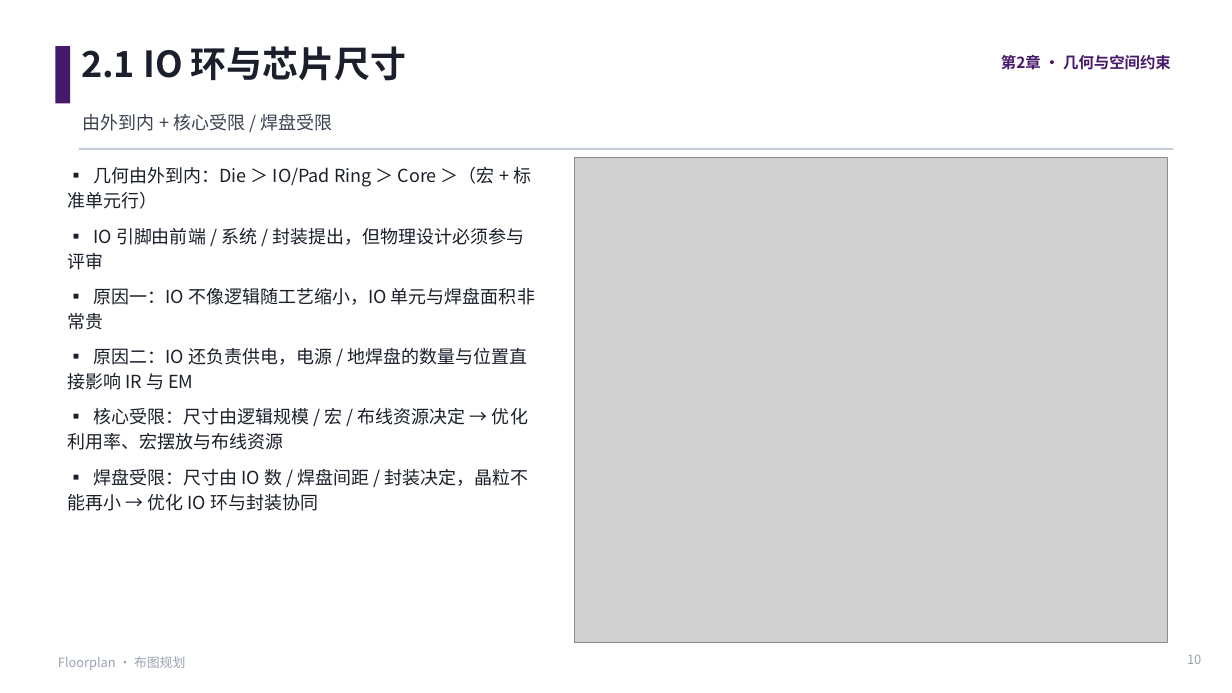
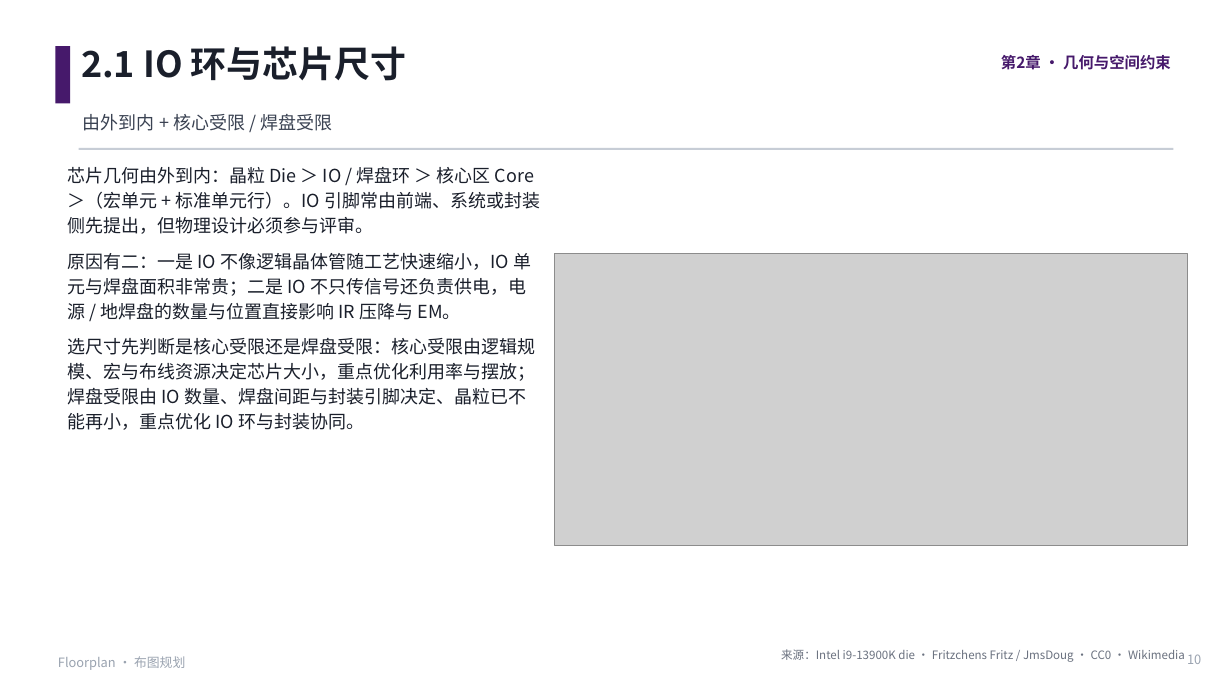
Before and after one commit to JinChengZ18/IC_Learning_Material, a slide deck: slide 10 of IC_Backend_Notes/slides/05_Floorplan - 副本.pptx. Drawn at 1232x693 pixels with LibreOffice and Linux fonts; fonts in the diff are those of the drawing; grey boxes stand for pictures. Boxes give left, top, right and bottom in pixels: in the first picture for what was removed or moved away, otherwise in the second. Text is boxed around its words. In the diff, an @@ line names an element or a change of style, - is before the commit and + after.

```diff
--- a/IC_Backend_Notes/slides/05_Floorplan - 副本.pptx
+++ b/IC_Backend_Notes/slides/05_Floorplan - 副本.pptx
@@ text at <box>67,167,540,430</box>: text changed @@
-▪ 几何由外到内：Die ＞ IO/Pad Ring ＞ Core ＞（宏 + 标准单元行）
-▪ IO 引脚由前端 / 系统 / 封装提出，但物理设计必须参与评审
-▪ 原因一：IO 不像逻辑随工艺缩小，IO 单元与焊盘面积非常贵
-▪ 原因二：IO 还负责供电，电源 / 地焊盘的数量与位置直接影响 IR 与 EM
-▪ 核心受限：尺寸由逻辑规模 / 宏 / 布线资源决定 → 优化利用率、宏摆放与布线资源
-▪ 焊盘受限：尺寸由 IO 数 / 焊盘间距 / 封装决定，晶粒不能再小 → 优化 IO 环与封装协同
+芯片几何由外到内：晶粒 Die ＞ IO / 焊盘环 ＞ 核心区 Core ＞（宏单元 + 标准单元行）。IO 引脚常由前端、系统或封装侧先提出，但物理设计必须参与评审。
+原因有二：一是 IO 不像逻辑晶体管随工艺快速缩小，IO 单元与焊盘面积非常贵；二是 IO 不只传信号还负责供电，电源 / 地焊盘的数量与位置直接影响 IR 压降与 EM。
+选尺寸先判断是核心受限还是焊盘受限：核心受限由逻辑规模、宏与布线资源决定芯片大小，重点优化利用率与摆放；焊盘受限由 IO 数量、焊盘间距与封装引脚决定、晶粒已不能再小，重点优化 IO 环与封装协同。
@@ picture: place and size @@
-picture at <box>574,157,1167,642</box>
+picture at <box>555,254,1188,546</box>
@@ text added at <box>781,649,1185,662</box>, 9 pt, text #6B7280 @@
+来源：Intel i9-13900K die · Fritzchens Fritz / JmsDoug · CC0 · Wikimedia
```
Also in this commit, not shown: 10 other slides changed, 20 other files.
